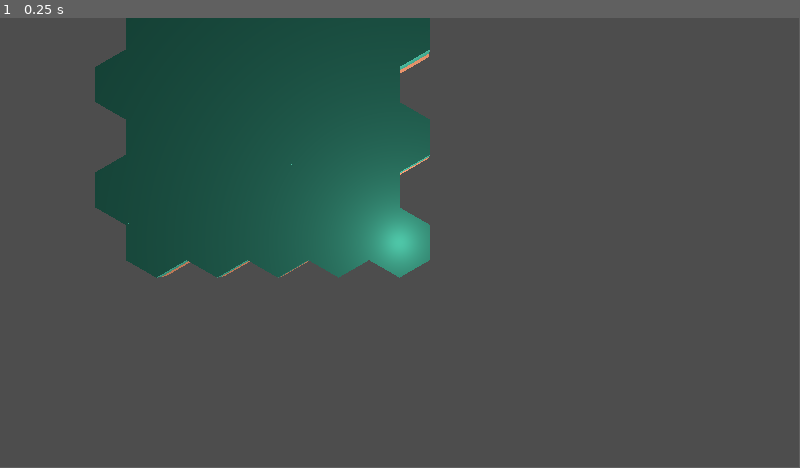
Above: before the commit, frame 1.
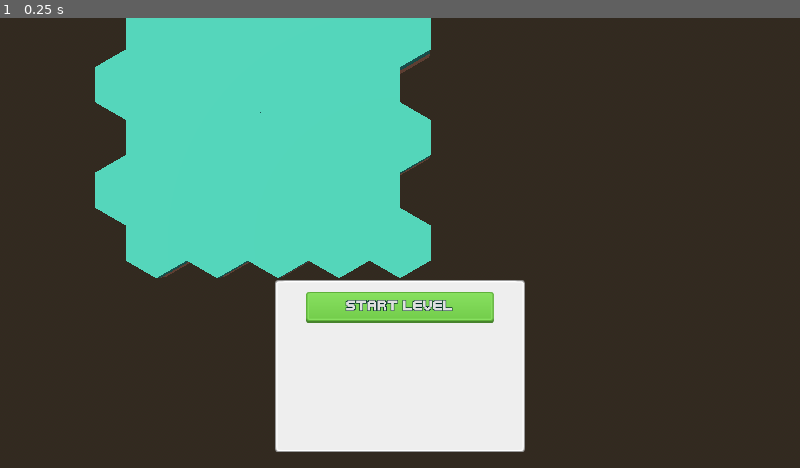
Above: after the commit, the same moment.

Repository: samanthadoran/cuddly-train
Game: Godot game, scene res://scenes/main.tscn
Same seed, same stepped clock (60 frames per second), same inputs: the game is played once before the commit and once after it.
Inputs:
- Up to frame 1 (0.25 s): no input
The window is 799x449 before the commit and 800x450 after it. Grey fills any space a smaller window leaves; there, only what the larger window draws over its background counts as a difference.

The runs differ from the first frame. In frame 1, 100% of the frame differs, in the area x 0-100%, y 0-100%.

Commit message:
screwing around with UI, started to fix camera and lighting

Diff:
--- a/project.godot
+++ b/project.godot
@@ -19,6 +19,14 @@
 
 GameVariables="*res://src/game_variables.gd"
 
+[display]
+
+window/size/viewport_width=1280
+window/size/viewport_height=720
+window/stretch/mode="viewport"
+window/stretch/aspect="expand"
+mouse_cursor/custom_image="uid://8cd5u4ln8asl"
+
 [editor]
 
 version_control/plugin_name="GitPlugin"
--- a/scenes/main.tscn
+++ b/scenes/main.tscn
@@ -1,9 +1,45 @@
-[gd_scene load_steps=5 format=3 uid="uid://w012a73ncl50"]
+[gd_scene load_steps=14 format=3 uid="uid://w012a73ncl50"]
 
 [ext_resource type="Script" uid="uid://c8610cf63qoni" path="res://src/main.gd" id="1_bwv4t"]
 [ext_resource type="Script" uid="uid://ddx0ay0ns3kfg" path="res://src/game_world.gd" id="2_ui086"]
 [ext_resource type="Script" uid="uid://d2ymyxjsjwruo" path="res://src/hex_grid.gd" id="3_74qdm"]
 [ext_resource type="Script" uid="uid://c0lhe42qj5rsp" path="res://src/gui.gd" id="3_pkoaw"]
+[ext_resource type="Texture2D" uid="uid://d36maupehyuin" path="res://assets/ui/greySheet.png" id="5_tbgi4"]
+[ext_resource type="Texture2D" uid="uid://deiuet3s66xdi" path="res://assets/ui/greenSheet.png" id="6_tefeu"]
+[ext_resource type="FontFile" uid="uid://rpwgigujrbg1" path="res://assets/ui/Kenney Thick.ttf" id="7_o6xl0"]
+
+[sub_resource type="StyleBoxTexture" id="StyleBoxTexture_o6xl0"]
+texture = ExtResource("6_tefeu")
+texture_margin_left = 4.0
+texture_margin_top = 4.0
+texture_margin_right = 4.0
+texture_margin_bottom = 7.0
+region_rect = Rect2(0, 0, 190, 48)
+
+[sub_resource type="StyleBoxTexture" id="StyleBoxTexture_tefeu"]
+texture = ExtResource("6_tefeu")
+texture_margin_left = 4.0
+texture_margin_top = 4.0
+texture_margin_right = 4.0
+texture_margin_bottom = 8.0
+region_rect = Rect2(0, 94, 190, 49)
+
+[sub_resource type="StyleBoxTexture" id="StyleBoxTexture_tipki"]
+texture = ExtResource("6_tefeu")
+texture_margin_left = 6.0
+texture_margin_top = 4.0
+texture_margin_right = 6.0
+texture_margin_bottom = 8.0
+region_rect = Rect2(190, 0, 190, 48)
+
+[sub_resource type="ProceduralSkyMaterial" id="ProceduralSkyMaterial_jyhfs"]
+
+[sub_resource type="Sky" id="Sky_tbgi4"]
+sky_material = SubResource("ProceduralSkyMaterial_jyhfs")
+
+[sub_resource type="Environment" id="Environment_tefeu"]
+background_mode = 2
+sky = SubResource("Sky_tbgi4")
 
 [node name="Main" type="Node"]
 script = ExtResource("1_bwv4t")
@@ -18,14 +54,99 @@
 [node name="GUI" type="Control" parent="."]
 layout_mode = 3
 anchors_preset = 0
-offset_right = 40.0
-offset_bottom = 40.0
+offset_right = 1280.0
+offset_bottom = 720.0
 script = ExtResource("3_pkoaw")
+
+[node name="GameplayUI" type="MarginContainer" parent="GUI"]
+visible = false
+layout_mode = 1
+anchors_preset = 15
+anchor_right = 1.0
+anchor_bottom = 1.0
+grow_horizontal = 2
+grow_vertical = 2
+
+[node name="MarginContainer" type="MarginContainer" parent="GUI/GameplayUI"]
+custom_minimum_size = Vector2(120, 80)
+layout_mode = 2
+size_flags_horizontal = 4
+size_flags_vertical = 4
+
+[node name="TestPanel" type="NinePatchRect" parent="GUI/GameplayUI/MarginContainer"]
+layout_mode = 2
+texture = ExtResource("5_tbgi4")
+region_rect = Rect2(0, 332, 190, 48)
+patch_margin_left = 4
+patch_margin_top = 4
+patch_margin_right = 4
+patch_margin_bottom = 8
+
+[node name="LevelSelectUI" type="MarginContainer" parent="GUI"]
+layout_mode = 1
+anchors_preset = 15
+anchor_right = 1.0
+anchor_bottom = 1.0
+grow_horizontal = 2
+grow_vertical = 2
+
+[node name="MenuContainer" type="VBoxContainer" parent="GUI/LevelSelectUI"]
+custom_minimum_size = Vector2(400, 300)
+layout_mode = 2
+size_flags_horizontal = 4
+size_flags_vertical = 8
+theme_override_constants/separation = 25
+
+[node name="MenuBG" type="NinePatchRect" parent="GUI/LevelSelectUI/MenuContainer"]
+layout_mode = 2
+size_flags_vertical = 3
+texture = ExtResource("5_tbgi4")
+region_rect = Rect2(190, 99, 100, 99)
+patch_margin_left = 5
+patch_margin_top = 5
+patch_margin_right = 5
+patch_margin_bottom = 5
+
+[node name="ButtonUI" type="MarginContainer" parent="GUI/LevelSelectUI/MenuContainer/MenuBG"]
+custom_minimum_size = Vector2(320, 240)
+layout_mode = 1
+anchors_preset = 8
+anchor_left = 0.5
+anchor_top = 0.5
+anchor_right = 0.5
+anchor_bottom = 0.5
+offset_left = -160.0
+offset_top = -120.0
+offset_right = 160.0
+offset_bottom = 120.0
+grow_horizontal = 2
+grow_vertical = 2
+
+[node name="ButtonContainer" type="VBoxContainer" parent="GUI/LevelSelectUI/MenuContainer/MenuBG/ButtonUI"]
+layout_mode = 2
+
+[node name="StartButton" type="Button" parent="GUI/LevelSelectUI/MenuContainer/MenuBG/ButtonUI/ButtonContainer"]
+custom_minimum_size = Vector2(300, 50)
+layout_mode = 2
+size_flags_horizontal = 4
+size_flags_vertical = 4
+theme_override_colors/font_outline_color = Color(0, 0.168627, 0.14902, 1)
+theme_override_constants/outline_size = 4
+theme_override_fonts/font = ExtResource("7_o6xl0")
+theme_override_styles/hover = SubResource("StyleBoxTexture_o6xl0")
+theme_override_styles/pressed = SubResource("StyleBoxTexture_tefeu")
+theme_override_styles/normal = SubResource("StyleBoxTexture_tipki")
+text = "START LEVEL"
+
+[node name="separator" type="Control" parent="GUI/LevelSelectUI/MenuContainer"]
+layout_mode = 2
 
 [node name="Camera3D" type="Camera3D" parent="."]
 transform = Transform3D(-1, 8.74228e-08, 3.82137e-15, 0, -4.37114e-08, 1, 8.74228e-08, 1, 4.37114e-08, 0, 5, 0)
 
-[node name="OmniLight3D" type="OmniLight3D" parent="."]
-transform = Transform3D(1, 0, 0, 0, 1, 0, 0, 0, 1, 0, 0.466352, 0)
-omni_range = 500.0
-omni_attenuation = 0.0
+[node name="WorldEnvironment" type="WorldEnvironment" parent="."]
+environment = SubResource("Environment_tefeu")
+
+[node name="DirectionalLight3D" type="DirectionalLight3D" parent="."]
+transform = Transform3D(1, 0, 0, 0, -4.37114e-08, 1, 0, -1, -4.37114e-08, 0, 8.30574, 0)
+directional_shadow_mode = 0
Not shown: 2 places in assets/mesh_libraries/placeables.tres that only renumber resources
Not shown: 2 places in assets/mesh_libraries/unplaceables.tres that only renumber resources
Binary file added: assets/ui/Kenney Thick.ttf
Not shown, added: assets/ui/Kenney Thick.ttf.import
Binary file added: assets/ui/blueSheet.png
Not shown, added: assets/ui/blueSheet.png.import
Binary file added: assets/ui/greenSheet.png
Not shown, added: assets/ui/greenSheet.png.import
Binary file added: assets/ui/greySheet.png
Not shown, added: assets/ui/greySheet.png.import
Binary file added: assets/ui/redSheet.png
Not shown, added: assets/ui/redSheet.png.import
(and 6 more such lines)
